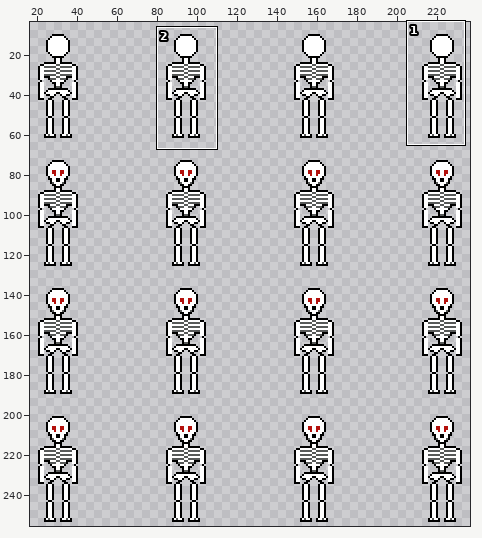
One commit to this pixel-art file: assets/aseprite/skeleton2.aseprite. The first picture is a wide view before the edit; the outline marks the close-up.
Close-up. Old version:
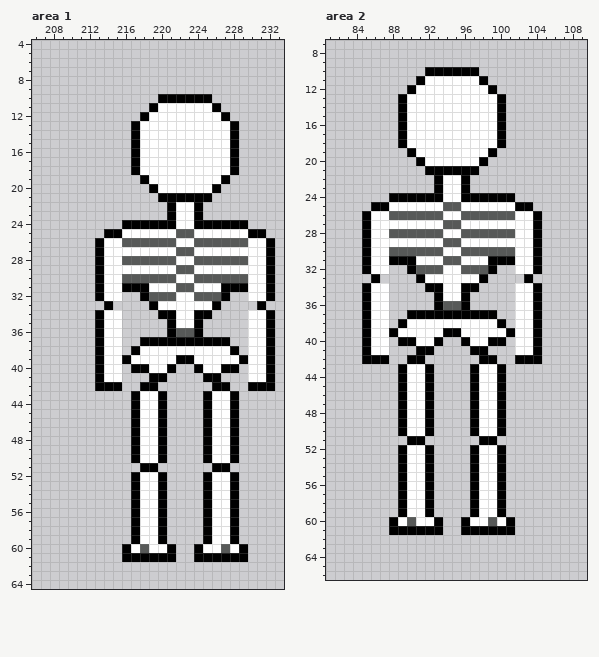
256x256 pixels, 1 frame. Pixels under 10% opacity are left out. Shown: area 1: x 206..233, y 4..64; area 2: x 81..109, y 7..66. The wide view leaves out empty margins. The commit also changed other parts of the picture, which this record leaves out.
The result:
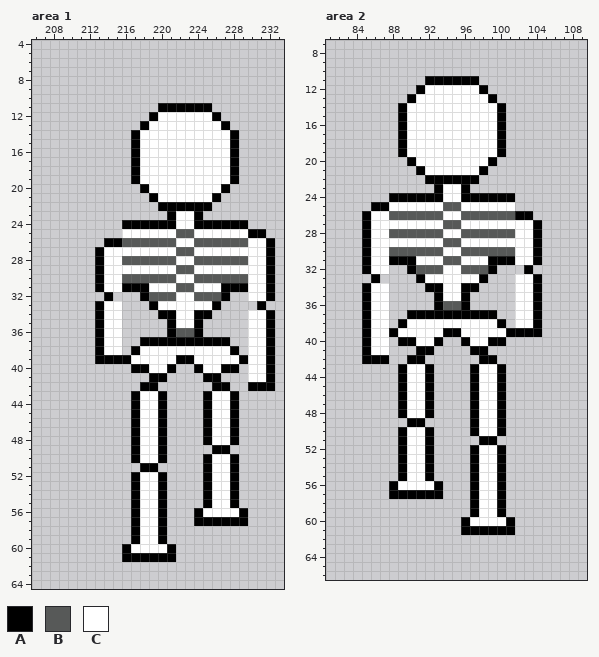
Palette (. is transparent): A #000000  B #575958  C #ffffff
Changes in this commit:
--- area 1, layers "BigHead", "Skel"
@@ x 215..230 @@
  9 ................
-10 .....AAAAAA.....
-11 ....ACCCCCCA....
-12 ...ACCCCCCCCA...
-13 ..ACCCCCCCCCCA..
+10 ................
+11 .....AAAAAA.....
+12 ....ACCCCCCA....
+13 ...ACCCCCCCCA...
 14 ..ACCCCCCCCCCA..
@@ x 206..233 @@
 18 ...........ACCCCCCCCCCA.....
-19 ............ACCCCCCCCA......
-20 .............ACCCCCCA.......
-21 ..............AAAAAA........
-22 ...............ACCA.........
+19 ...........ACCCCCCCCCCA.....
+20 ............ACCCCCCCCA......
+21 .............ACCCCCCA.......
+22 ..............AAAAAA........
 23 ...............ACCA.........
 24 ..........AAAAAACCAAAAAA....
-25 ........AACCCCCCBBCCCCCCAA..
-26 .......ACCBBBBBBCCBBBBBBCCA.
+25 ..........CCCCCCBBCCCCCCAA..
+26 ........AABBBBBBCCBBBBBBCCA.
 27 .......ACCCCCCCCBBCCCCCCCCA.
@@ x 211..217 @@
 31 ..ACCAA
-32 ..ACC..
-33 ...A...
+32 ...A...
+33 ..ACC..
 34 ..ACC..
@@ x 211..217 @@
 38 ..ACC.A
-39 ..ACCAC
-40 ..ACC.A
-41 ..ACC..
-42 ..AAA..
+39 ..AAAAC
+40 ......A
+41 .......
+42 .......
 43 ......A
@@ x 223..230 @@
 48 ..ACCA..
-49 ..ACCA..
+49 ...AA...
 50 ..ACCA..
-51 ...AA...
+51 ..ACCA..
 52 ..ACCA..
@@ x 216..231 @@
 55 .ACCA....ACCA...
-56 .ACCA....ACCA...
-57 .ACCA....ACCA...
-58 .ACCA....ACCA...
-59 .ACCA....ACCA...
-60 ACBCCA..ACCBCA..
-61 AAAAAA..AAAAAA..
+56 .ACCA...ACCCCA..
+57 .ACCA...AAAAAA..
+58 .ACCA...........
+59 .ACCA...........
+60 ACCCCA..........
+61 AAAAAA..........
 62 ................
--- area 2, layers "BigHead", "Skel"
@@ x 87..102 @@
  9 ................
-10 .....AAAAAA.....
-11 ....ACCCCCCA....
-12 ...ACCCCCCCCA...
-13 ..ACCCCCCCCCCA..
+10 ................
+11 .....AAAAAA.....
+12 ....ACCCCCCA....
+13 ...ACCCCCCCCA...
 14 ..ACCCCCCCCCCA..
@@ x 87..106 @@
 18 ..ACCCCCCCCCCA......
-19 ...ACCCCCCCCA.......
-20 ....ACCCCCCA........
-21 .....AAAAAA.........
-22 ......ACCA..........
+19 ..ACCCCCCCCCCA......
+20 ...ACCCCCCCCA.......
+21 ....ACCCCCCA........
+22 .....AAAAAA.........
 23 ......ACCA..........
 24 .AAAAAACCAAAAAA.....
-25 ACCCCCCBBCCCCCCAA...
-26 CBBBBBBCCBBBBBBCCA..
+25 ACCCCCCBBCCCCCC.....
+26 CBBBBBBCCBBBBBBAA...
 27 CCCCCCCBBCCCCCCCCA..
@@ x 100..106 @@
 31 AACCA..
-32 ..CCA..
-33 ...A...
+32 ...A...
+33 ..CCA..
 34 ..CCA..
@@ x 100..106 @@
 38 A.CCA..
-39 CACCA..
-40 A.CCA..
-41 ..CCA..
-42 ..AAA..
+39 CAAAA..
+40 A......
+41 .......
+42 .......
 43 A......
@@ x 87..94 @@
 48 ..ACCA..
-49 ..ACCA..
+49 ...AA...
 50 ..ACCA..
-51 ...AA...
+51 ..ACCA..
 52 ..ACCA..
@@ x 86..101 @@
 55 ...ACCA....ACCA.
-56 ...ACCA....ACCA.
-57 ...ACCA....ACCA.
-58 ...ACCA....ACCA.
-59 ...ACCA....ACCA.
-60 ..ACBCCA..ACCBCA
-61 ..AAAAAA..AAAAAA
+56 ..ACCCCA...ACCA.
+57 ..AAAAAA...ACCA.
+58 ...........ACCA.
+59 ...........ACCA.
+60 ..........ACCCCA
+61 ..........AAAAAA
 62 ................
